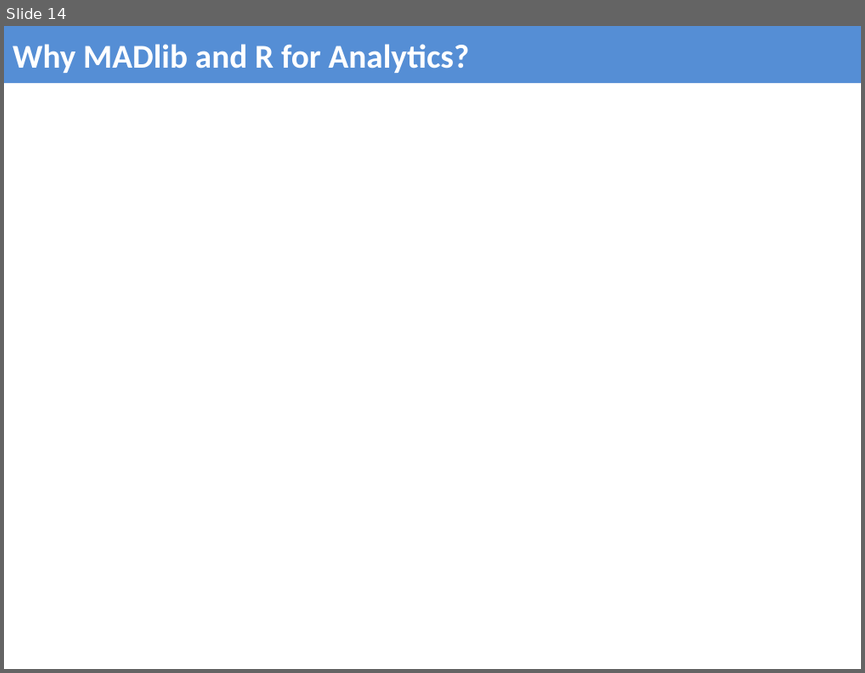
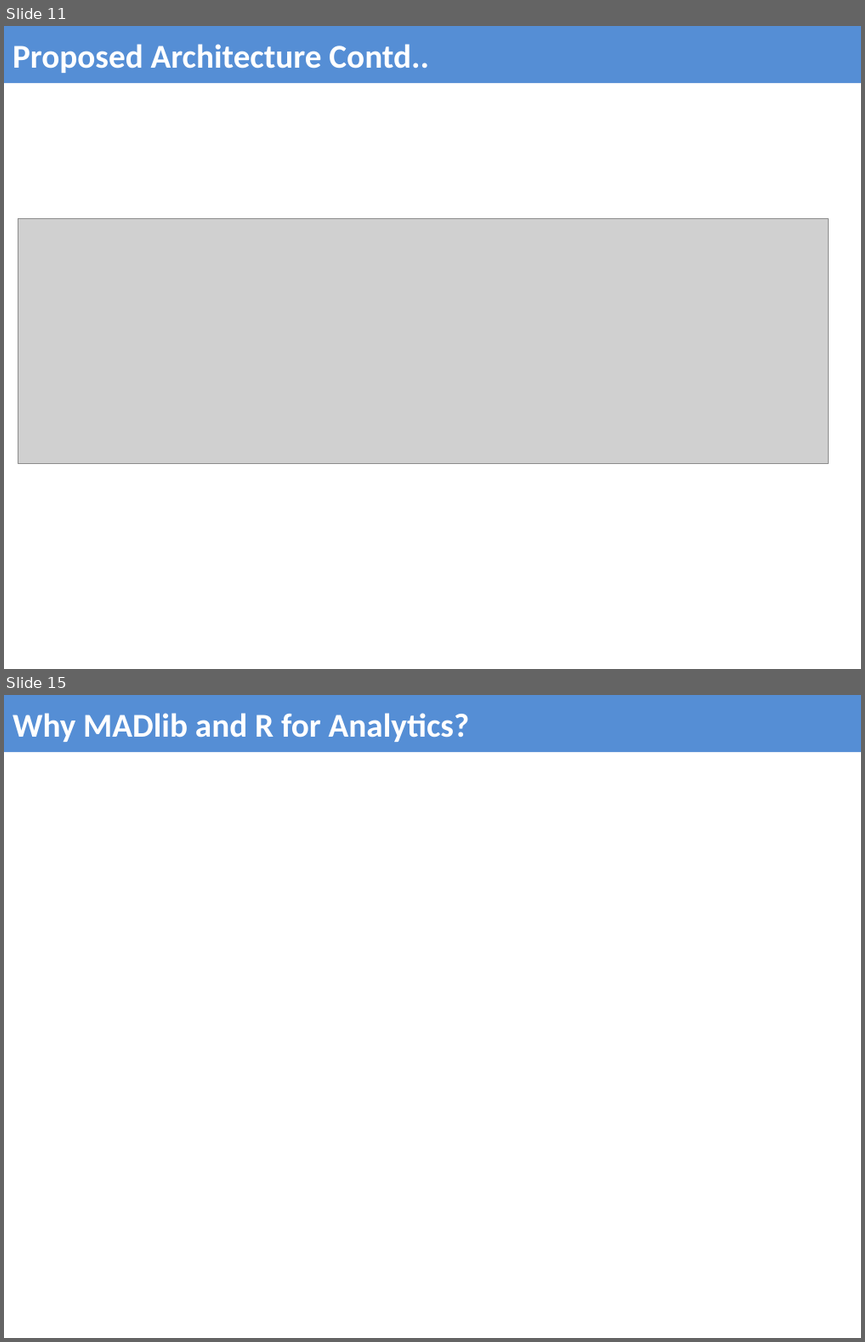
Before and after one commit to ARTanalytics/Requirements, a slide deck: ART Analytics v 0.3.pptx. Shown one above the other, each under a label of ours: slide 14 before the commit, slides 11 and 15 after it; the slides between them are not shown. The pictures are 865x673 and 865x1342 pixels, drawn with LibreOffice and Linux fonts; fonts in the diff are those of the drawing; grey boxes stand for pictures. Boxes give left, top, right and bottom in pixels: in the first picture for what was removed or moved away, otherwise in the second. Text is boxed around its words. In the diff, an @@ line names an element or a change of style, - is before the commit and + after.

```diff
--- a/ART Analytics v 0.3.pptx
+++ b/ART Analytics v 0.3.pptx
@@ slide 11 added at box(4, 26, 861, 669), background #FFFFFF @@
@@ title added at box(4, 26, 861, 84), fill #558ED5, 28 pt, text #FFFFFF, bold @@
+Proposed Architecture Contd..
@@ picture added at box(18, 219, 828, 463) @@
@@ what was slide 14 is now slide 15 @@
```
Also in this commit, not shown: 9 slides changed, 4 other slides added, 7 slides removed, 1 other file.
